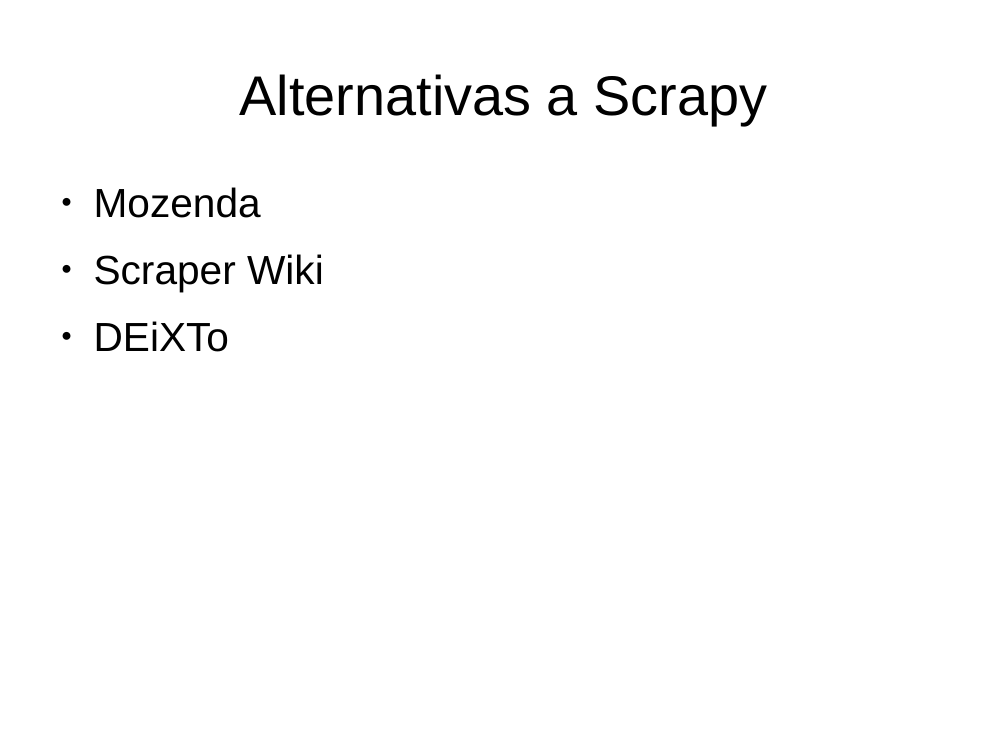
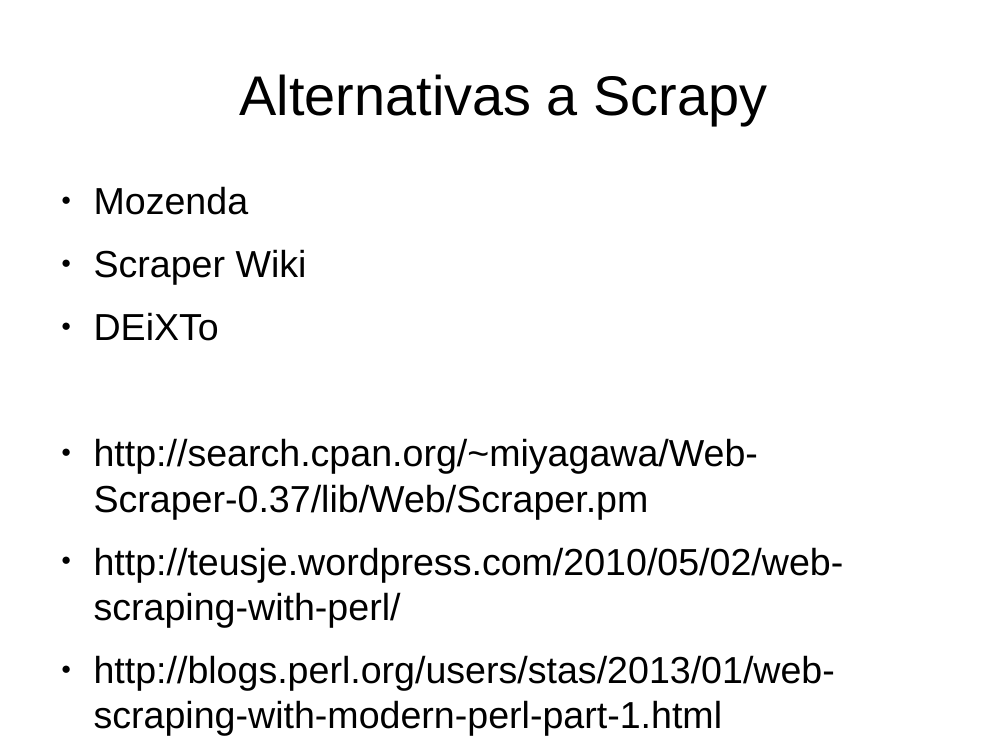
Before and after one commit to renatolrr/OpenDayOslRecycler2014, a slide deck: slide 8 of 2º_OpenDataDay_Granada_2014.odp. Drawn at 1008x756 pixels with LibreOffice and Linux fonts; fonts in the diff are those of the drawing. Boxes give left, top, right and bottom in pixels: in the first picture for what was removed or moved away, otherwise in the second. Text is boxed around its words. In the diff, an @@ line names an element or a change of style, - is before the commit and + after.

```diff
--- a/2º_OpenDataDay_Granada_2014.odp
+++ b/2º_OpenDataDay_Granada_2014.odp
@@ text at (94, 186, 307, 341): size 32 to 29.6 pt in "Mozenda", "Scraper Wiki", "DEiXTo" @@
@@ text at (94, 438, 844, 735): paragraphs added @@
+● http://search.cpan.org/~miyagawa/Web-Scraper-0.37/lib/Web/Scraper.pm
+● http://teusje.wordpress.com/2010/05/02/web-scraping-with-perl/
+● http://blogs.perl.org/users/stas/2013/01/web-scraping-with-modern-perl-part-1.html
```
Also in this commit, not shown: 1 other slide changed, 4 slides added, 2 slides removed, 2 other files.
